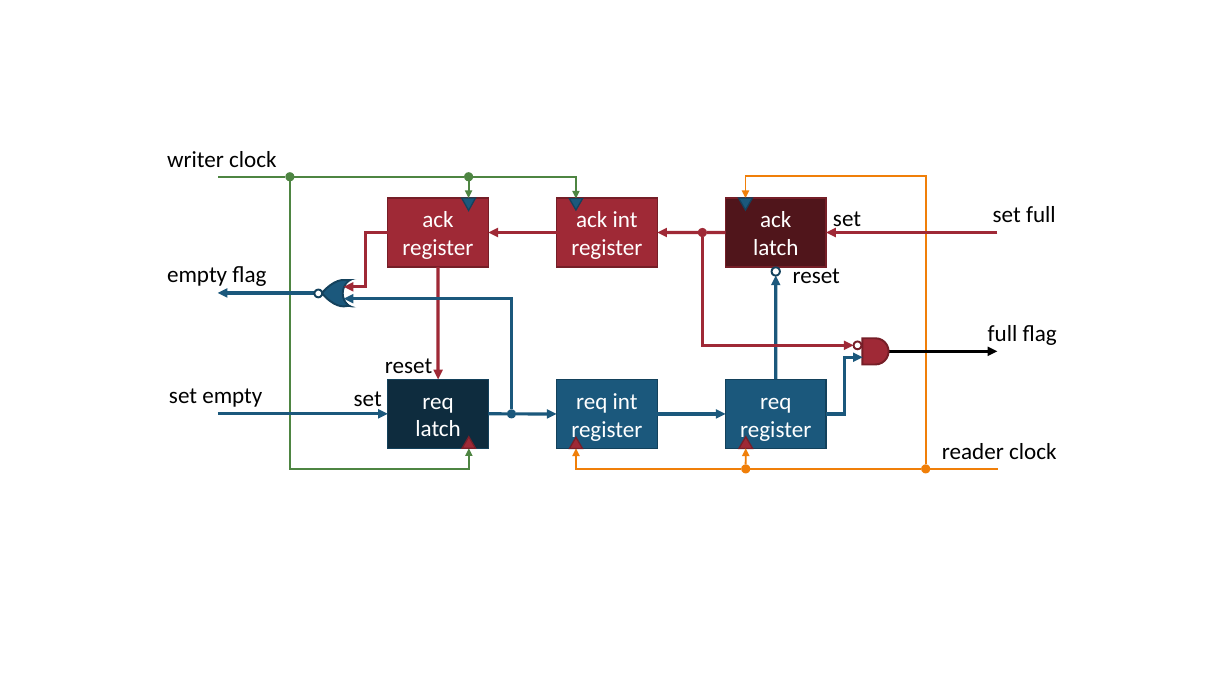
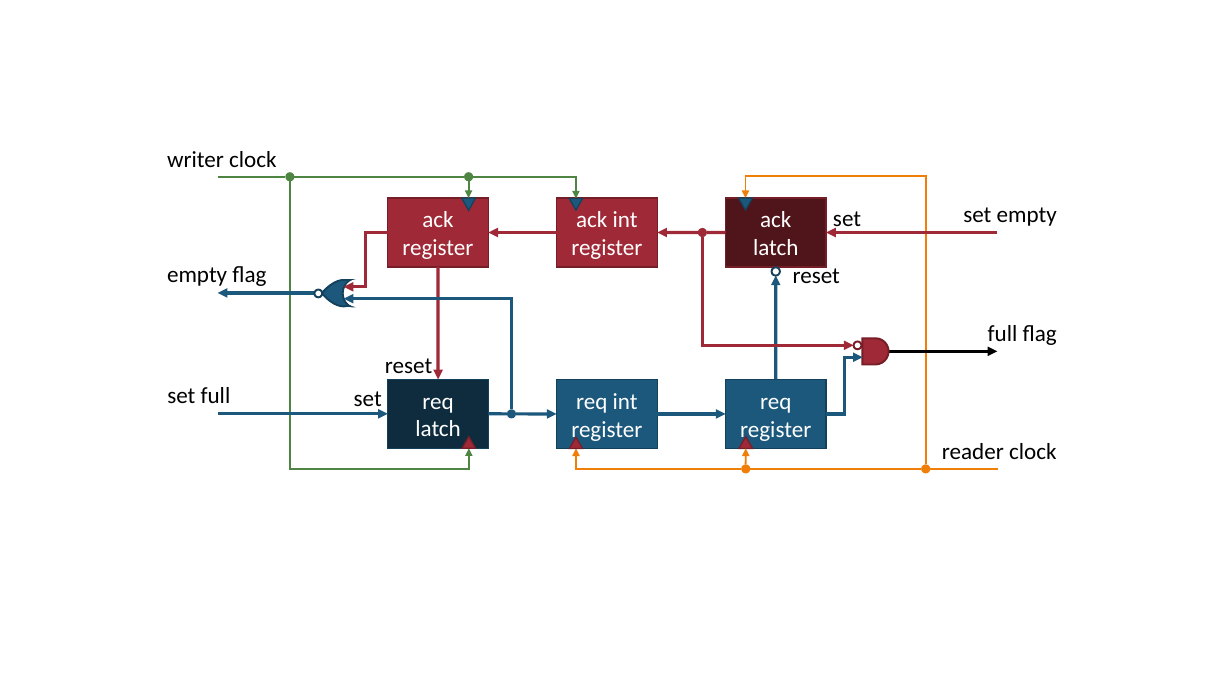
Before and after one commit to snaphat/phd_aaron_landwehr, a slide deck: slide 1 of fig/full_empty_circuit.pptx. Drawn at 1232x693 pixels with LibreOffice and Linux fonts; fonts in the diff are those of the drawing. Boxes give left, top, right and bottom in pixels: in the first picture for what was removed or moved away, otherwise in the second. Text is boxed around its words. In the diff, an @@ line names an element or a change of style, - is before the commit and + after.

Commit message:
Fix full empty circuit diagram. Set full and empty were backwards.

```diff
--- a/fig/full_empty_circuit.pptx
+++ b/fig/full_empty_circuit.pptx
@@ text at [963, 207, 1057, 226]: text changed @@
-set full
+set empty
@@ text at [167, 387, 231, 403]: text changed @@
-set empty
+set full
```
Also in this commit, not shown: 1 other file.
